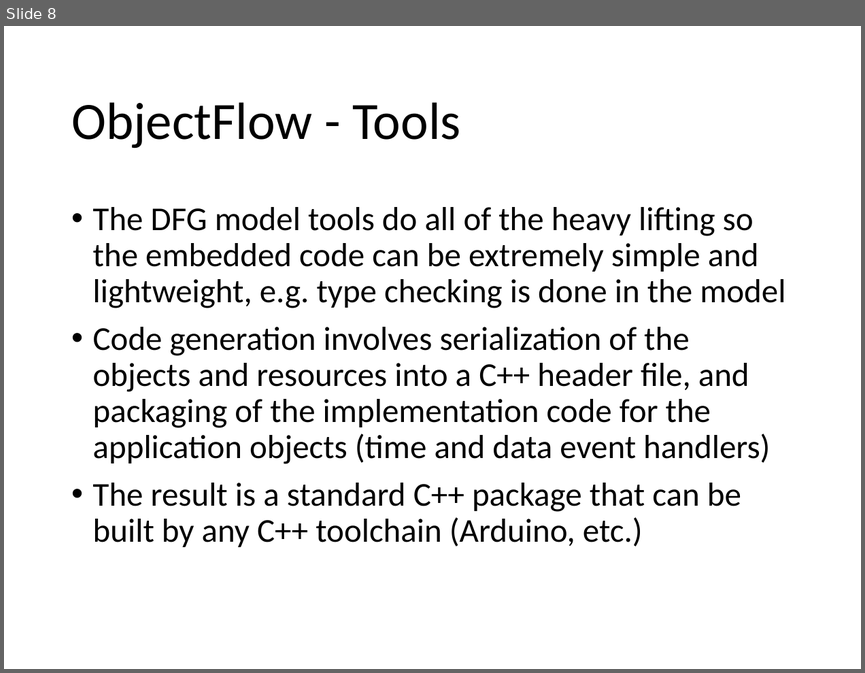
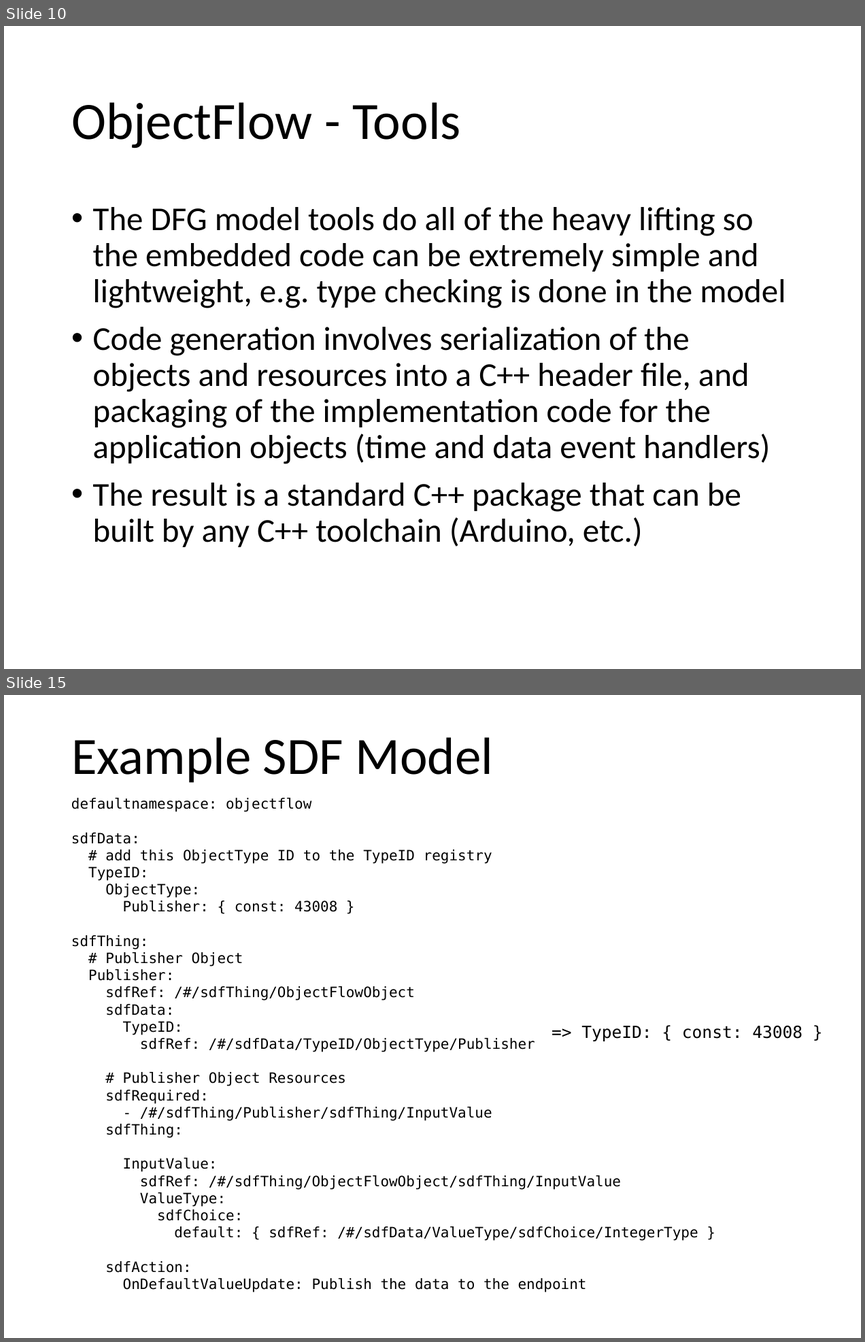
Before and after one commit to mjkoster/ObjectFlow, a slide deck: Documents/ObjectFlow.pptx. Shown one above the other, each under a label of ours: slide 8 before the commit, slides 10 and 15 after it; the slides between them are not shown. The pictures are 865x673 and 865x1342 pixels, drawn with LibreOffice and Linux fonts; fonts in the diff are those of the drawing. Boxes give left, top, right and bottom in pixels: in the first picture for what was removed or moved away, otherwise in the second. Text is boxed around its words. In the diff, an @@ line names an element or a change of style, - is before the commit and + after.

```diff
--- a/Documents/ObjectFlow.pptx
+++ b/Documents/ObjectFlow.pptx
@@ slide 15 added at (x1=4, y1=695, x2=861, y2=1338), background #FFFFFF @@
@@ title added at (x1=71, y1=737, x2=493, y2=783), 44 pt, text #000000 @@
+Example SDF Model
@@ text added at (x1=71, y1=798, x2=698, y2=1292), 12 pt, text #000000 @@
+defaultnamespace: objectflow
+sdfData:
+# add this ObjectType ID to the TypeID registry
+TypeID:
+ObjectType:
+Publisher: { const: 43008 }
+sdfThing:
+# Publisher Object
+Publisher:
+sdfRef: /#/sdfThing/ObjectFlowObject
+sdfData:
+TypeID:
+sdfRef: /#/sdfData/TypeID/ObjectType/Publisher
+# Publisher Object Resources
+sdfRequired:
+- /#/sdfThing/Publisher/sdfThing/InputValue
+sdfThing:
+InputValue:
+sdfRef: /#/sdfThing/ObjectFlowObject/sdfThing/InputValue
+ValueType:
+sdfChoice:
+default: { sdfRef: /#/sdfData/ValueType/sdfChoice/IntegerType }
+sdfAction:
+OnDefaultValueUpdate: Publish the data to the endpoint
@@ text added at (x1=581, y1=1025, x2=802, y2=1041), 14 pt, text #000000 @@
+=> TypeID: { const: 43008 }
@@ what was slide 8 is now slide 10 @@
```
Also in this commit, not shown: 1 slide changed, 11 other slides added, 1 slide removed, 5 other files.
